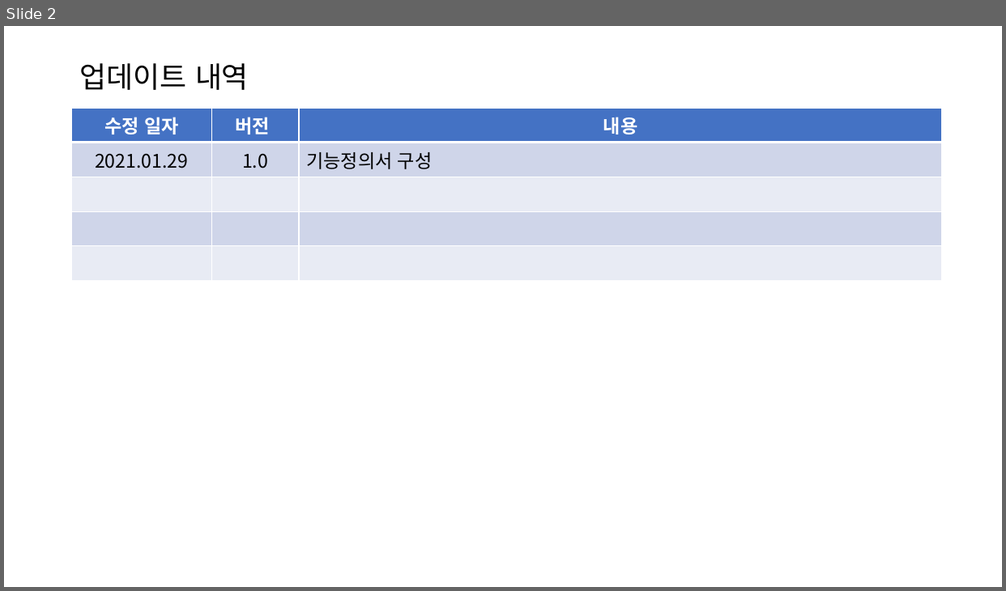
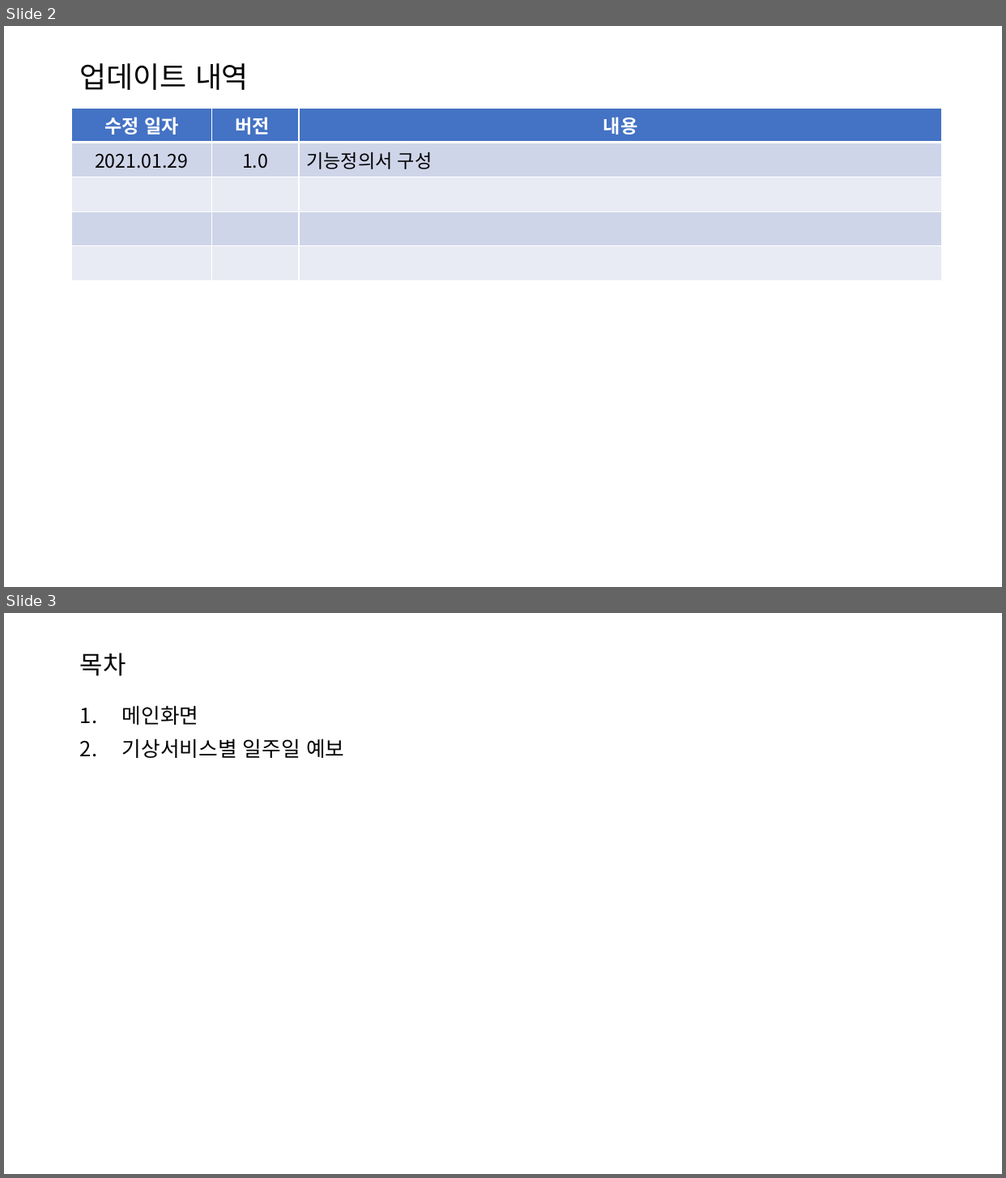
Before and after one commit to jsg3121/WeatherVue, a slide deck: 기능정의서.pptx. Shown one above the other, each under a label of ours: slide 2 before the commit, slides 2 and 3 after it. The pictures are 1006x591 and 1006x1178 pixels, drawn with LibreOffice and Linux fonts; fonts in the diff are those of the drawing. Boxes give left, top, right and bottom in pixels: in the first picture for what was removed or moved away, otherwise in the second. Text is boxed around its words. In the diff, an @@ line names an element or a change of style, - is before the commit and + after.

```diff
--- a/기능정의서.pptx
+++ b/기능정의서.pptx
@@ slide 3 added at <box>4,613,1002,1174</box>, background #FFFFFF @@
@@ title added at <box>80,653,126,676</box>, 24 pt, text #000000 @@
+목차
@@ text added at <box>122,705,344,758</box>, 20 pt, text #000000 @@
+1. 메인화면
+2. 기상서비스별 일주일 예보
```
Also in this commit, not shown: 1 other slide added, 1 slide removed.
